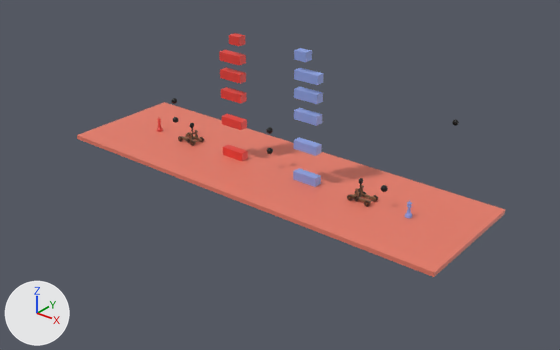
A saved change to the Blender file blender/level1.blend.
Before and after are seen from a 50 mm camera at (101.5, -123.1, 75.7) aimed at (5.5, -3.2, 1.3). Lighting does not change. The marker at lower left points along +X, +Y and +Z. The first picture is the older version. Objects named as collision shapes, trigger or cutter boxes, shadow casters or lower levels of detail are left out.

Objects in the first picture: 'Plane-ColVis', 'missile-ColVis.005' and 28 more.
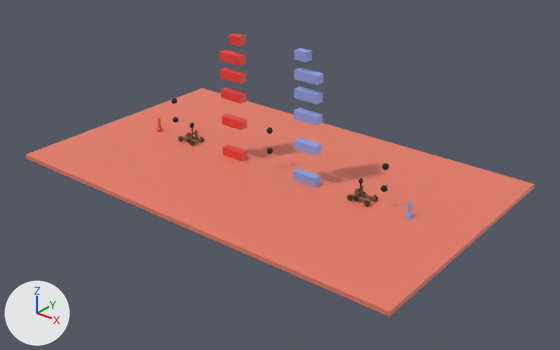
Changed parts and their boxes [x1, y1, x2, y2] in the pictures (560 x 350 px):
'Plane-ColVis', rescaled (19% wider, 31% taller): before [77, 102, 505, 277]; after [26, 88, 534, 317]
'missile-ColVis.005', moved: before [452, 119, 459, 126]; after [382, 163, 389, 170]

The change, as a list of edits to the scene's bpy script:
```text
Change ob_plane_colvis:
    ob_plane_colvis.scale: (1.0, 1.0, 1.0) -> (1.0, 2.0, 1.0)
Change ob_missile_colvis_005:
    ob_missile_colvis_005.location: (30.0, 30.0, 9.4) -> (30.0, 0.0, 9.4)
```
